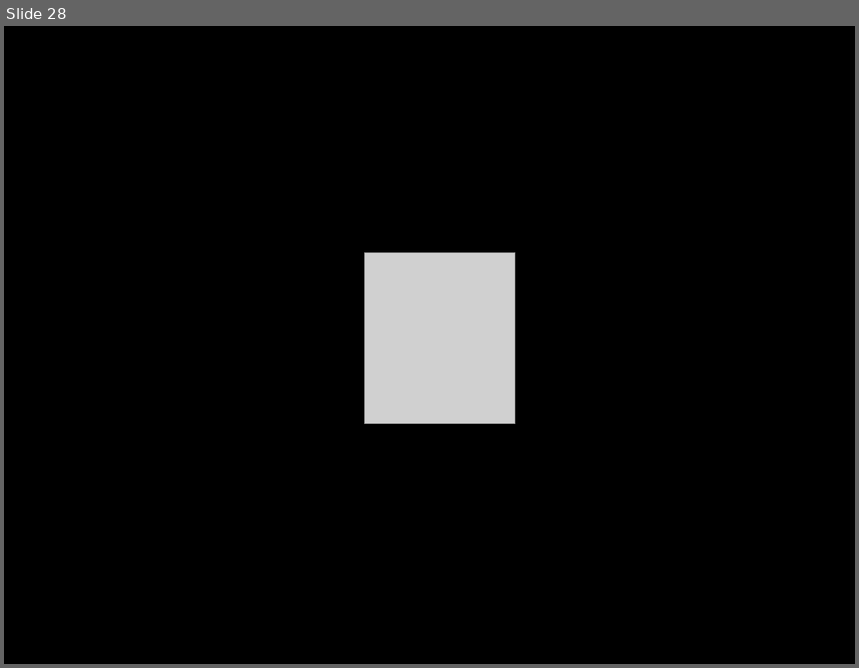
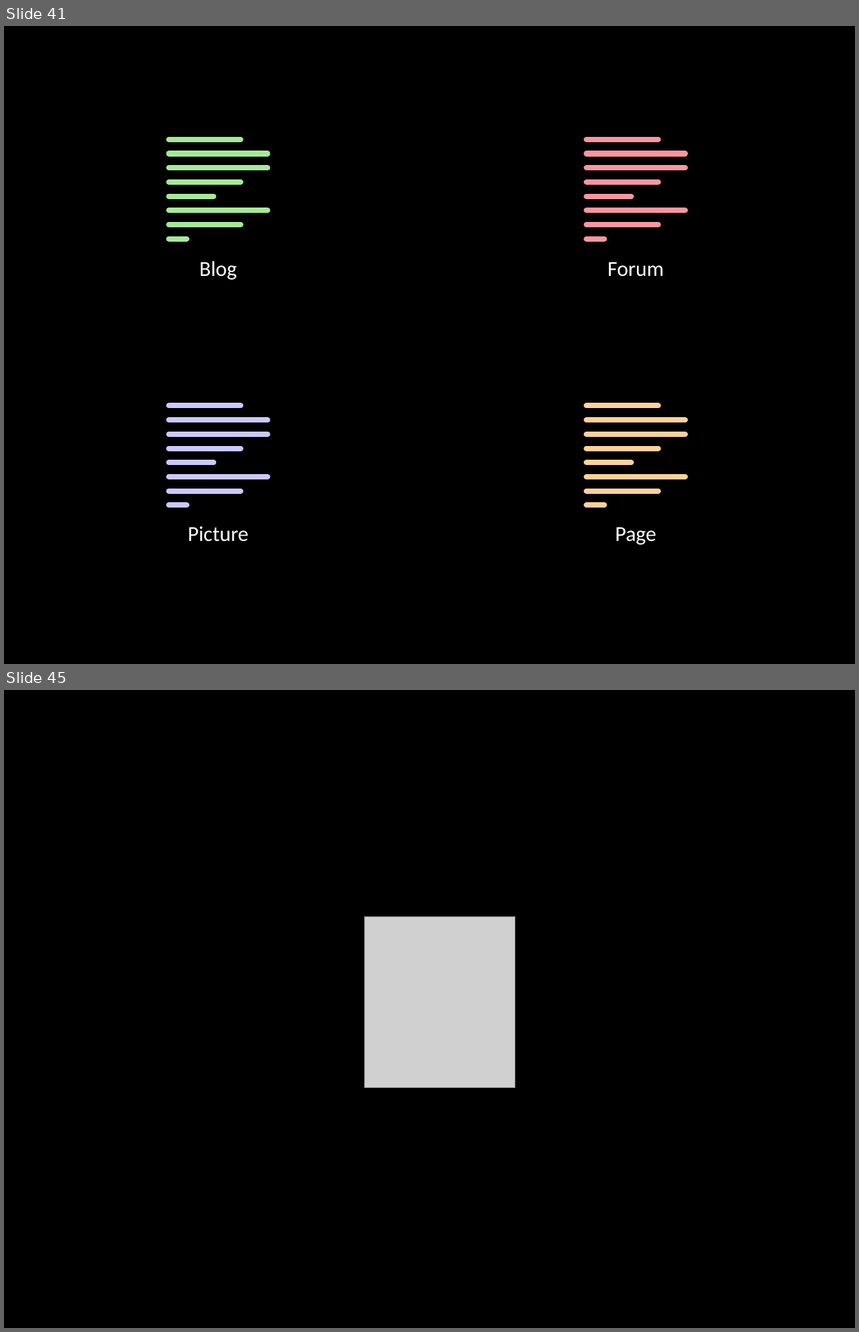
Before and after one commit to socketwench/introToContentTypes, a slide deck: src/introToContentTypes.pptx. Shown one above the other, each under a label of ours: slide 28 before the commit, slides 41 and 45 after it; the slides between them are not shown. The pictures are 859x668 and 859x1332 pixels, drawn with LibreOffice and Linux fonts; fonts in the diff are those of the drawing; grey boxes stand for pictures. Boxes give left, top, right and bottom in pixels: in the first picture for what was removed or moved away, otherwise in the second. Text is boxed around its words. In the diff, an @@ line names an element or a change of style, - is before the commit and + after.

```diff
--- a/src/introToContentTypes.pptx
+++ b/src/introToContentTypes.pptx
@@ slide 41 added at <box>4,26,855,664</box>, background #000000 @@
@@ group added at <box>169,139,268,239</box>: 8 lines @@
@@ group added at <box>586,139,686,239</box>: 8 lines @@
@@ text added at <box>199,261,237,280</box>, 18 pt, text #FFFFFF @@
+Blog
@@ text added at <box>607,262,664,277</box>, 18 pt, text #FFFFFF @@
+Forum
@@ group added at <box>169,406,268,506</box>: 8 lines @@
@@ group added at <box>586,406,686,506</box>: 8 lines @@
@@ text added at <box>188,526,249,542</box>, 18 pt, text #FFFFFF @@
+Picture
@@ text added at <box>615,528,656,545</box>, 18 pt, text #FFFFFF @@
+Page
@@ what was slide 28 is now slide 45 @@
```
Also in this commit, not shown: 4 slides changed, 16 other slides added, 1 slide removed, 17 other files.
